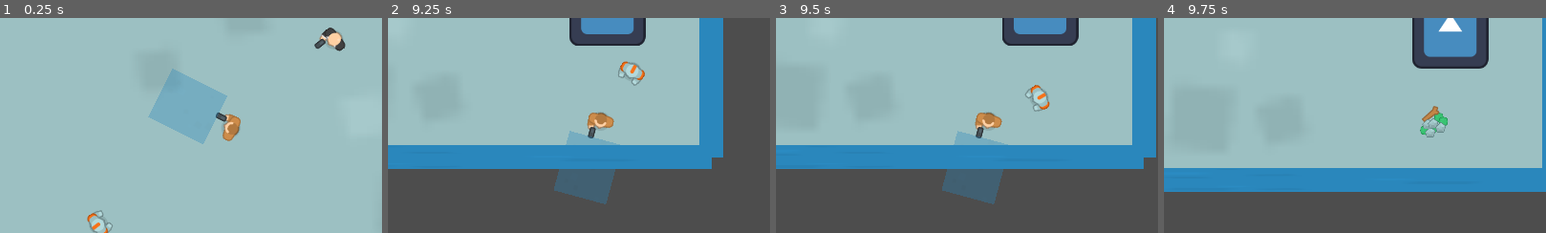
Above: before the commit, frames 1-4 (left to right).
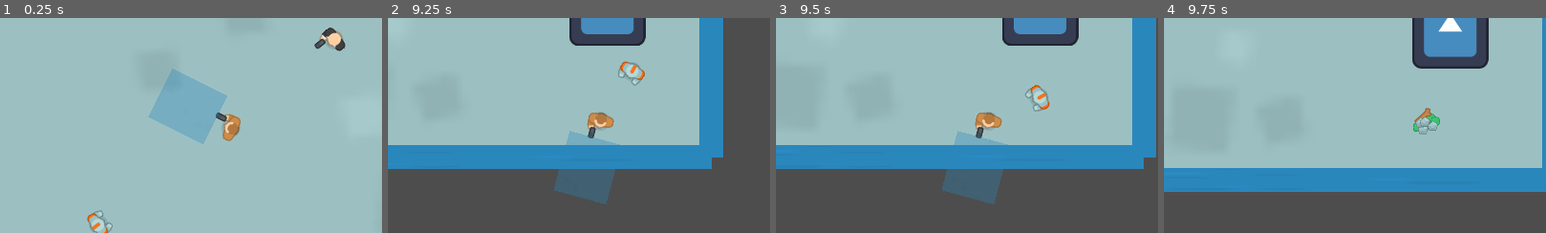
Above: after the commit, the same moments.

Repository: dmq262/Shadow-Stallion
Game: Godot game, scene res://scenes/main.tscn
The game is run twice, just before and just after one commit, with the same random seed, the same clock (stepped at 60 frames per second) and the same inputs. The engine's default icon, where the game draws it, is replaced by a stand-in: a white triangle on a blue panel in a dark square. Sound files missing from this copy of the repository are replaced by a short silence.
Inputs (mouse positions are % of the whole screen's width and height, from its top left):
- Up to frame 1 (0.25 s): no input
- Up to frame 2 (9.25 s): move the mouse to (72, 45) at 0.52 s; hold D (move_right) 0.53-1.28 s; right-click (72, 45) at 0.6 s; move the mouse to (30, 55) at 1.27 s; hold S (move_down) 1.28-2.03 s; tap Shift (dash) every 2.25 s from 1.35 to 8.1 s; move the mouse to (60, 28) at 2.02 s; hold D (move_right) 2.03-2.78 s; click (60, 28) at 2.1 s; move the mouse to (45, 70) at 2.77 s; hold W (move_up) 2.78-3.53 s; right-click (45, 70) at 2.85 s; move the mouse to (80, 65) at 3.52 s; hold A (move_left) 3.53-5.03 s; move the mouse to (20, 35) at 4.27 s; click (20, 35) at 4.35 s; move the mouse to (55, 50) at 5.02 s; hold S (move_down) 5.03-5.78 s; right-click (55, 50) at 5.1 s; move the mouse to (35, 25) at 5.77 s; hold D (move_right) 5.78-6.53 s; move the mouse to (72, 45) at 6.52 s; hold W (move_up) 6.53-7.28 s; click (72, 45) at 6.6 s; move the mouse to (30, 55) at 7.27 s; hold D (move_right) 7.28-8.03 s; right-click (30, 55) at 7.35 s; move the mouse to (60, 28) at 8.02 s; hold S (move_down) 8.03-8.78 s; move the mouse to (45, 70) at 8.77 s; hold A (move_left) from 8.78 s (still down); click (45, 70) at 8.85 s
- Up to frame 3 (9.5 s): keep holding A (move_left)
- Up to frame 4 (9.75 s): move the mouse to (80, 65) at 9.52 s; release A (move_left) at 9.53 s; hold W (move_up) from 9.53 s (still down); right-click (80, 65) at 9.6 s
The pictures show only the part of the screen within x 20-70%, y 25-75%; the shares and areas given below are measured in that part.

Frames 1-3 are identical in both runs. In frame 4, 0.6% of the frame differs, in the area x 65-75%, y 40-56%.

Commit message:
fixed loot movement

Diff:
--- a/scenes/loot.gd
+++ b/scenes/loot.gd
@@ -3,6 +3,7 @@
 var player
 var velocity = Vector2.ZERO
 var acceleration = 10
+var speed = 200
 var type = "ammo"
 var value = 20
 
@@ -13,17 +14,18 @@
 	#Pick up if close enough
 	if player and (player.global_position - global_position).length() < 30:
 		player_pickup()
-	#If in range, move towards player(scales with proximity
+	#If in range, move towards player(scales with proximity)
 	elif player:
-		velocity += ((player.global_position - global_position).normalized() * acceleration * delta * 2) / ((player.global_position - global_position).length() / 25)
-	#If not in range, slow down
-	elif velocity.length() != 0:
+		#velocity += ((player.global_position - global_position).normalized() * acceleration * delta * 2) / ((player.global_position - global_position).length() / 25)
+		global_position += ((player.global_position - global_position).normalized() * delta * speed) / ((player.global_position - global_position).length() / 50)
+
+	#Remove Initial velocity
+	if velocity.length() != 0:
 		var old_vel = velocity
 		velocity -= velocity.normalized() * delta * acceleration
 
 		if old_vel.length() < velocity.length():
 			velocity = Vector2.ZERO
-
 
 
 func player_pickup():
